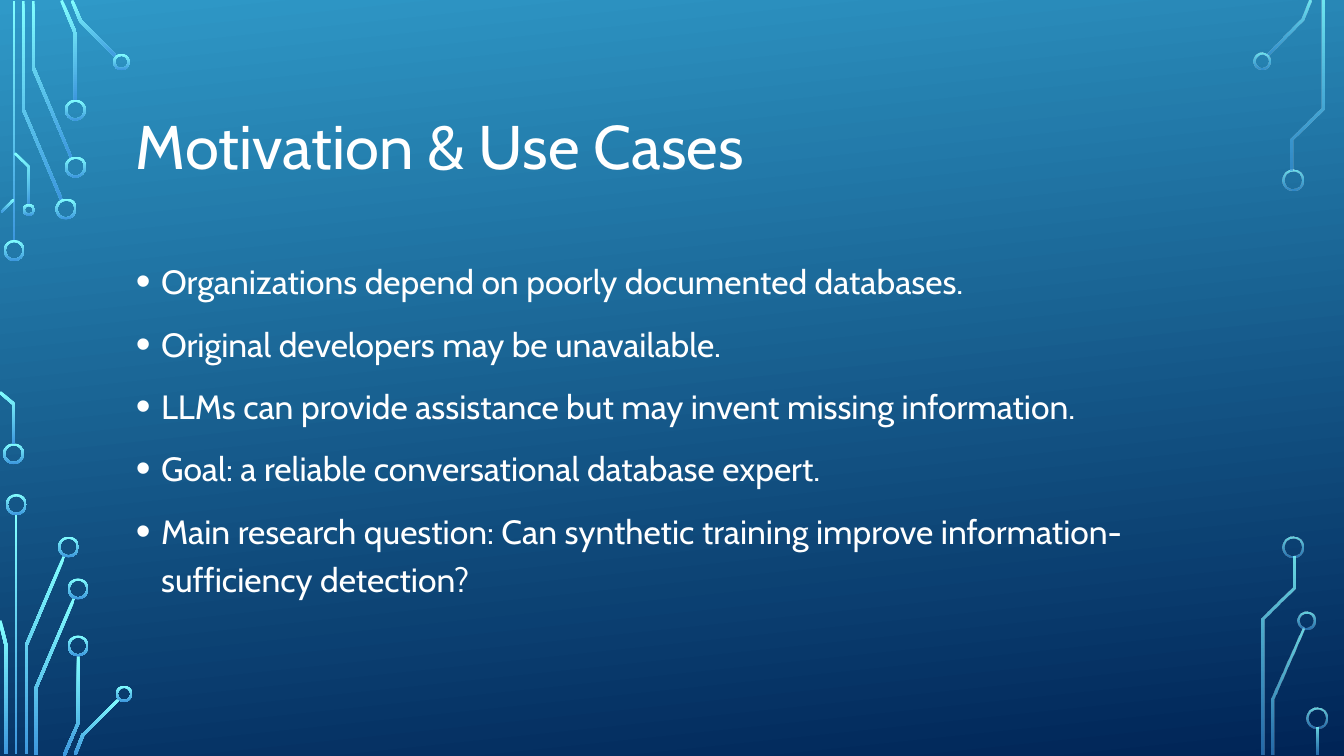
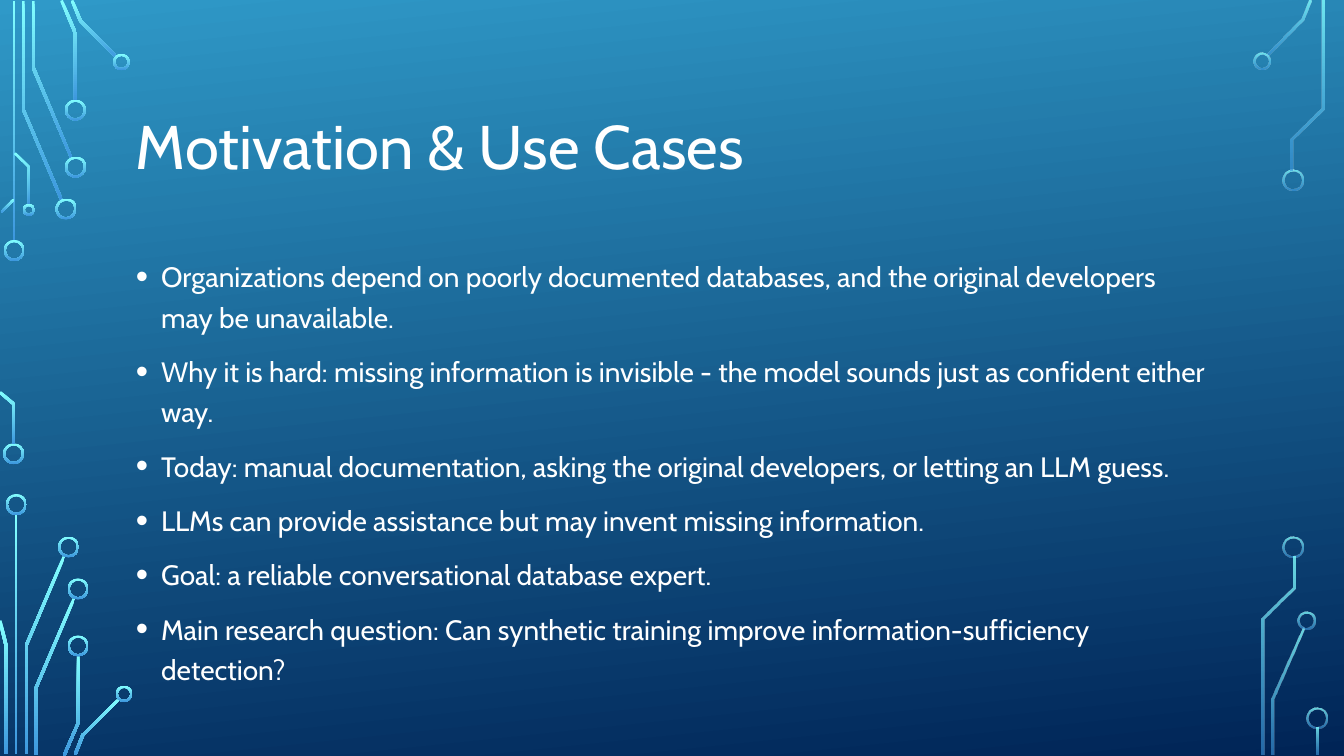
Before and after one commit to ofirbuch-minervaxr/information-sufficiency-unfamiliar-databases, a slide deck: slide 2 of Slides/Information Sufficiency in Unfamiliar Databases.pptx. Drawn at 1344x756 pixels with LibreOffice and Linux fonts; fonts in the diff are those of the drawing; background and template pictures are left out. Boxes give left, top, right and bottom in pixels: in the first picture for what was removed or moved away, otherwise in the second. Text is boxed around its words. In the diff, an @@ line names an element or a change of style, - is before the commit and + after.

```diff
--- a/Slides/Information Sufficiency in Unfamiliar Databases.pptx
+++ b/Slides/Information Sufficiency in Unfamiliar Databases.pptx
@@ text at <box>161,266,1204,483</box>: text changed; size 24 to 20 pt @@
-• Organizations depend on poorly documented databases.
-• Original developers may be unavailable.
+• Organizations depend on poorly documented databases, and the original developers may be unavailable.
+• Why it is hard: missing information is invisible - the model sounds just as confident either way.
+• Today: manual documentation, asking the original developers, or letting an LLM guess.
@@ text at <box>161,510,1089,646</box>: size 24 to 20 pt in "LLMs can provide assistance but may invent ...", "Goal: a reliable conversational database expert.", "Main research question: Can synthetic training improve ..." @@
```
Also in this commit, not shown: 4 other slides changed, 2 other files.
